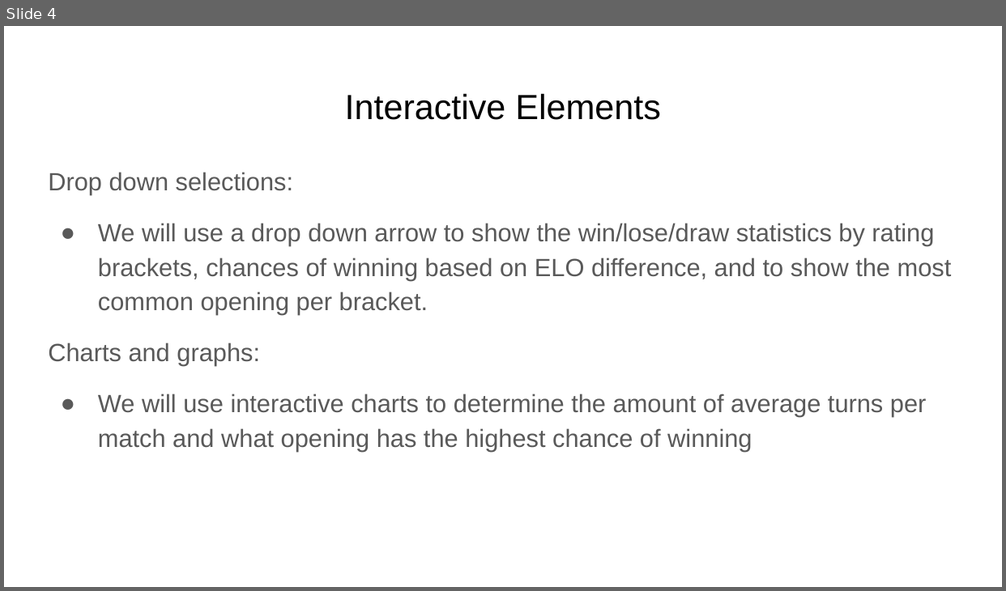
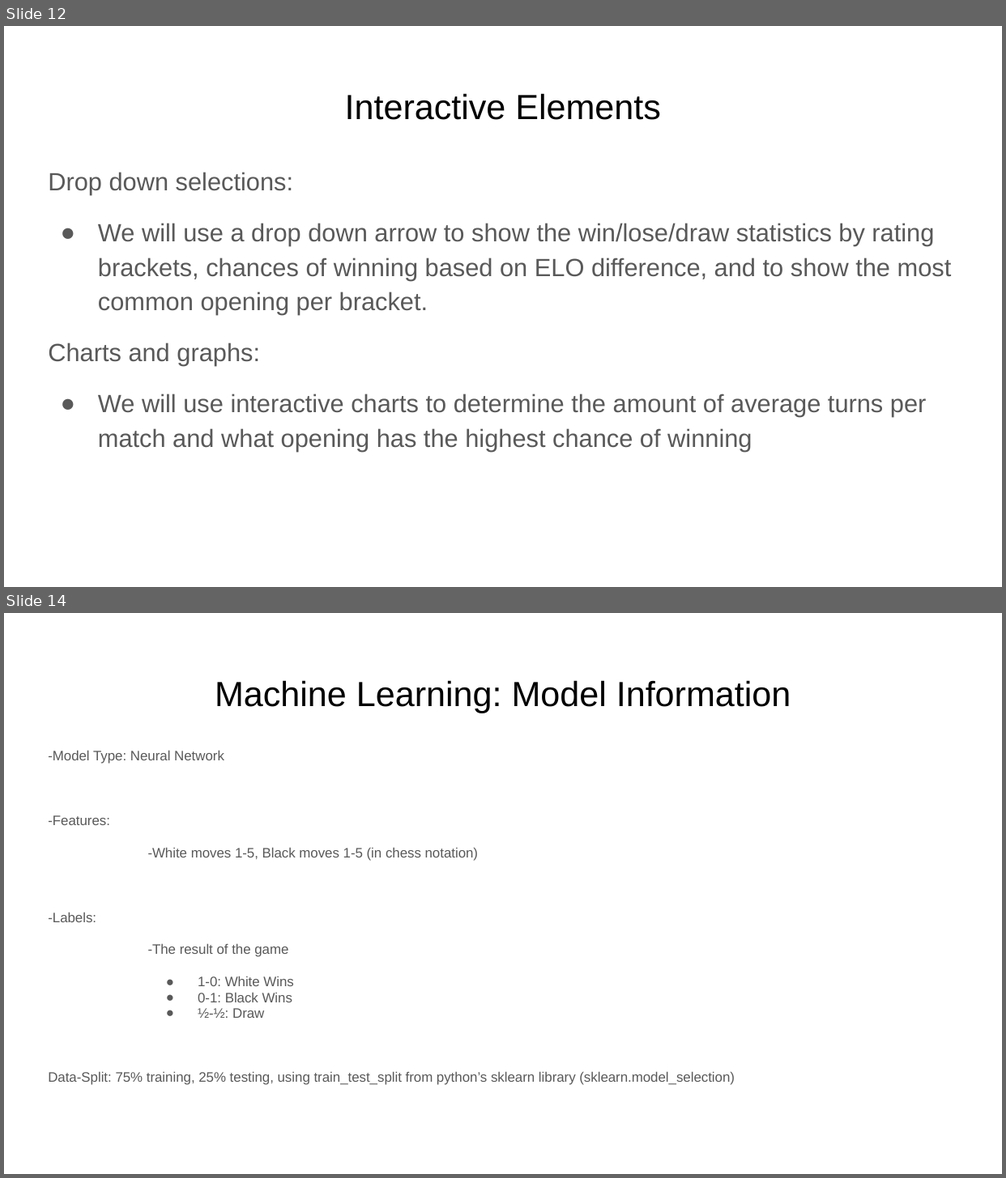
Before and after one commit to Nveatch/Chess_Games_Group_Analysis, a slide deck: Group_1_Presentation.pptx. Shown one above the other, each under a label of ours: slide 4 before the commit, slides 12 and 14 after it; the slides between them are not shown. The pictures are 1006x591 and 1006x1178 pixels, drawn with LibreOffice and Linux fonts; fonts in the diff are those of the drawing. Boxes give left, top, right and bottom in pixels: in the first picture for what was removed or moved away, otherwise in the second. Text is boxed around its words. In the diff, an @@ line names an element or a change of style, - is before the commit and + after.

```diff
--- a/Group_1_Presentation.pptx
+++ b/Group_1_Presentation.pptx
@@ slide 14 added at bbox=[4, 613, 1002, 1174], background #FFFFFF @@
@@ title added at bbox=[215, 680, 791, 713], 25.2 pt, text #000000 @@
+Machine Learning: Model Information
@@ text added at bbox=[48, 750, 735, 1085], 9.9 pt, text #595959 @@
+-Model Type: Neural Network
+-Features:
+-White moves 1-5, Black moves 1-5 (in chess notation)
+-Labels:
+-The result of the game
+● 1-0: White Wins
+● 0-1: Black Wins
+● ½-½: Draw
+Data-Split: 75% training, 25% testing, using train_test_split from python’s sklearn library (sklearn.model_selection)
@@ what was slide 4 is now slide 12 @@
```
Also in this commit, not shown: 1 slide changed, 14 other slides added.
